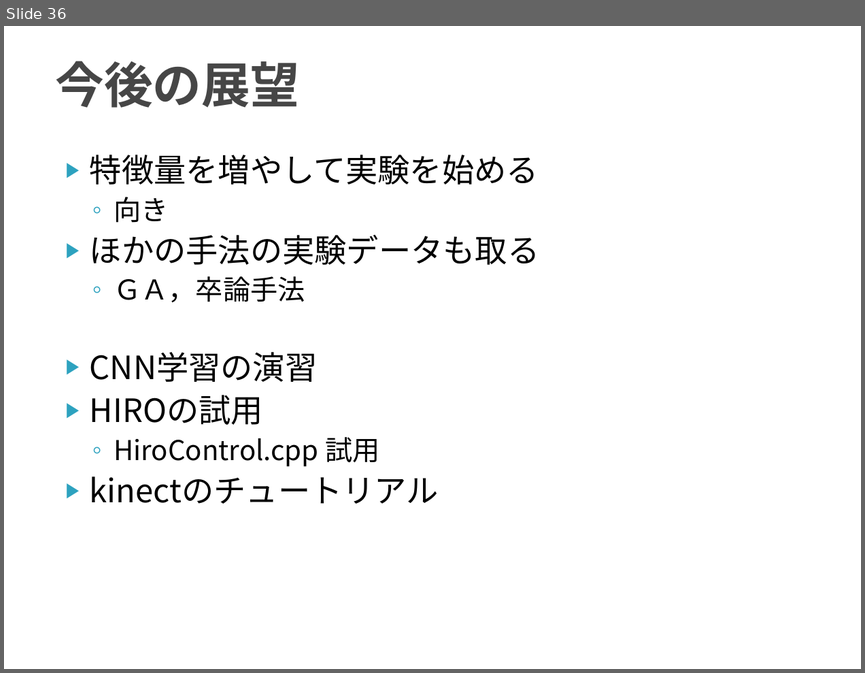
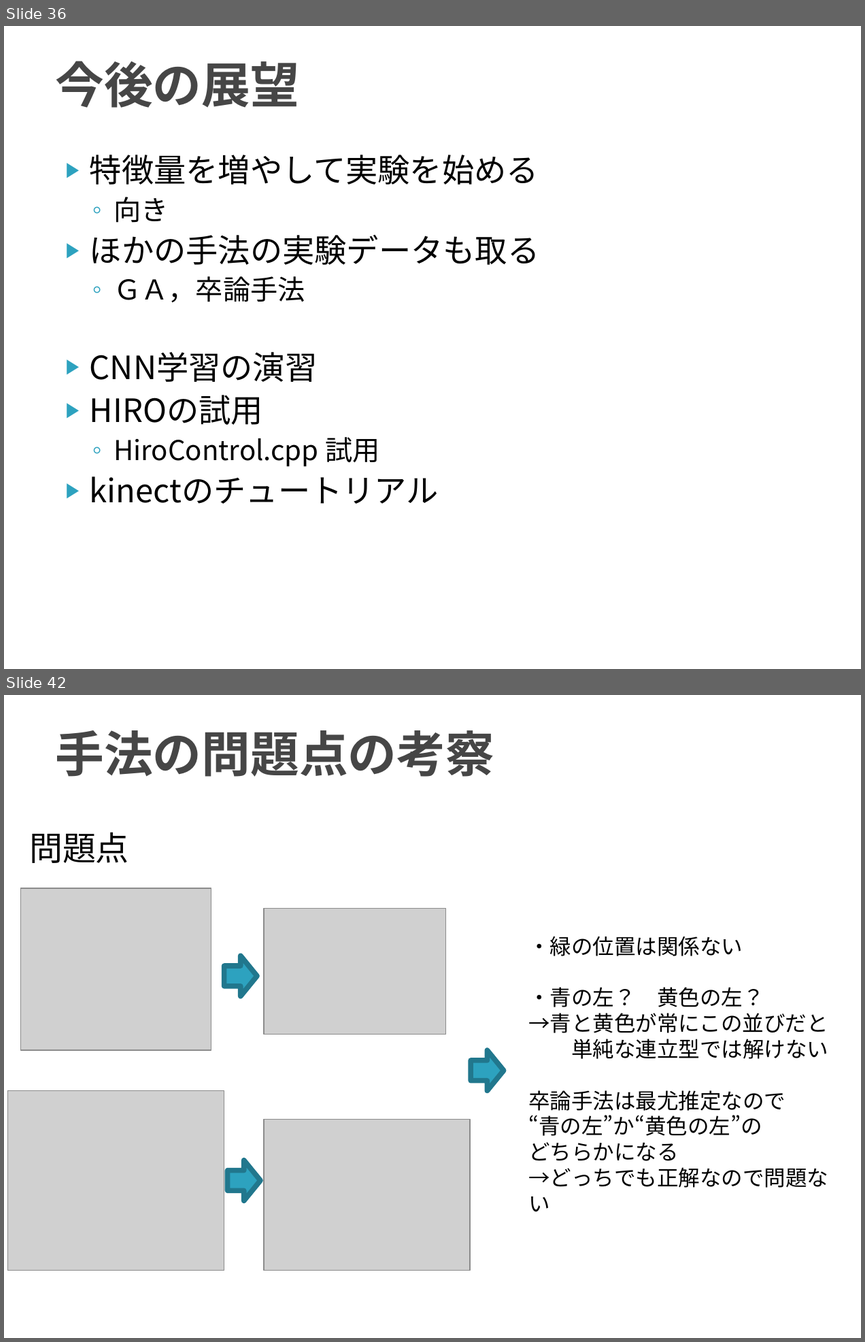
Before and after one commit to TetsuyaKomota/GitforEclipseTest, a slide deck: IntentionLearning_v2/slide/discussion2016.pptx. Shown one above the other, each under a label of ours: slide 36 before the commit, slides 36 and 42 after it; the slides between them are not shown. The pictures are 865x673 and 865x1342 pixels, drawn with LibreOffice and Linux fonts; fonts in the diff are those of the drawing; grey boxes stand for pictures. Boxes give left, top, right and bottom in pixels: in the first picture for what was removed or moved away, otherwise in the second. Text is boxed around its words. In the diff, an @@ line names an element or a change of style, - is before the commit and + after.

Commit message:
一連のMat_SOINN初期データ量問題の原因がおそらくまともにSOINNを動かしていなかったことであることが判明した． 単に枝刈りをし忘れていたということもあるが，そもそもSOINNがグラフをうまく構成できていないことが分かるので，v2 としてきちんと考察しなおすことにする．

```diff
--- a/IntentionLearning_v2/slide/discussion2016.pptx
+++ b/IntentionLearning_v2/slide/discussion2016.pptx
@@ slide 42 added at bbox=[4, 695, 861, 1338], background #FFFFFF @@
@@ title added at bbox=[55, 730, 494, 777], 41 pt, text #464646, bold @@
+手法の問題点の考察
@@ text added at bbox=[29, 832, 129, 863], 28 pt, text #000000 @@
+問題点
@@ picture added at bbox=[21, 888, 211, 1050] @@
@@ picture added at bbox=[264, 909, 446, 1034] @@
@@ text added at bbox=[528, 936, 828, 1187], 18 pt, text #000000 @@
+・緑の位置は関係ない
+・青の左？ 黄色の左？
+→青と黄色が常にこの並びだと
+単純な連立型では解けない
+卒論手法は最尤推定なので
+“青の左”か“黄色の左”の
+どちらかになる
+→どっちでも正解なので問題ない
@@ right arrow added at bbox=[224, 955, 257, 996], fill #2DA2BF, outline #21788D 4.33 pt @@
@@ right arrow added at bbox=[471, 1050, 504, 1090], fill #2DA2BF, outline #21788D 4.33 pt @@
@@ picture added at bbox=[7, 1091, 224, 1270] @@
@@ picture added at bbox=[264, 1119, 470, 1270] @@
@@ right arrow added at bbox=[228, 1160, 260, 1200], fill #2DA2BF, outline #21788D 4.33 pt @@
```
Also in this commit, not shown: 7 other slides added, 6 other files.
